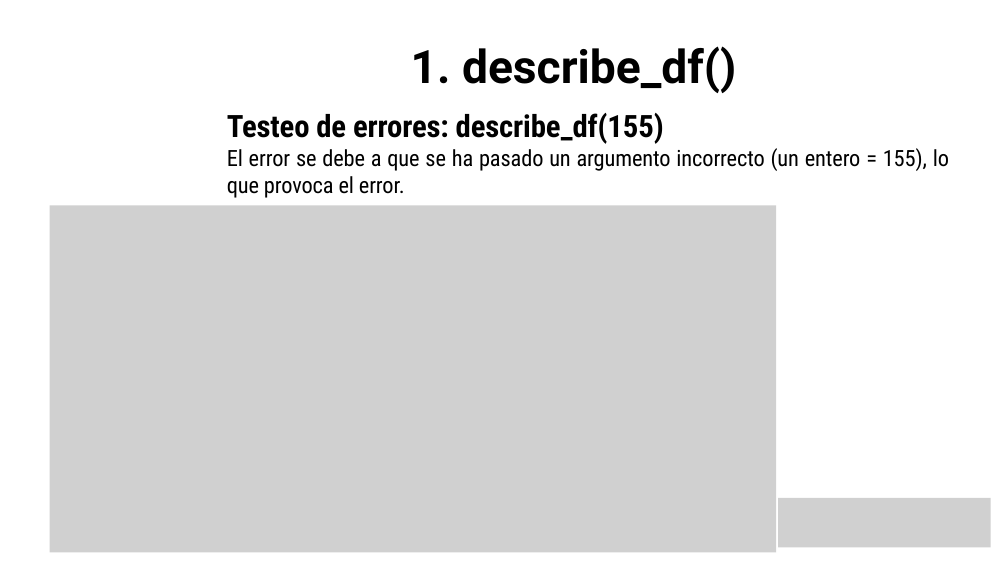
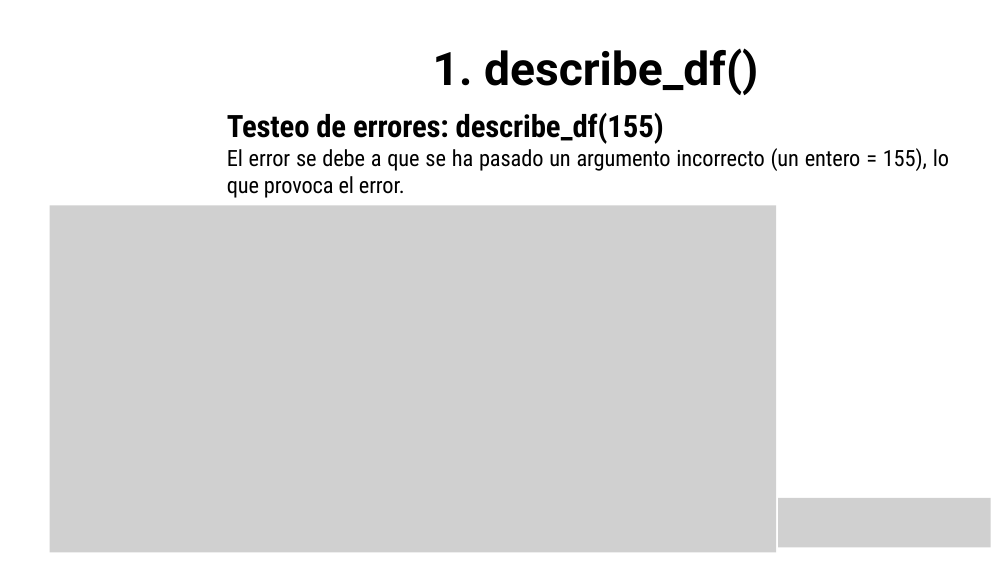
Before and after one commit to apvwbm/Team-Challenge---Lost-in-ML, a slide deck: slide 5 of Team Lost in ML.pptx.pptx. Drawn at 1008x567 pixels with LibreOffice and Linux fonts; fonts in the diff are those of the drawing; grey boxes stand for pictures; background and template pictures are left out. Boxes give left, top, right and bottom in pixels: in the first picture for what was removed or moved away, otherwise in the second. Text is boxed around its words. In the diff, an @@ line names an element or a change of style, - is before the commit and + after.

```diff
--- a/Team Lost in ML.pptx.pptx
+++ b/Team Lost in ML.pptx.pptx
@@ text "1. describe_df()": place and size @@
-text "1. describe_df()" at <box>411,46,736,93</box>
+text "1. describe_df()" at <box>433,48,758,95</box>
```
Also in this commit, not shown: 4 other slides changed, 2 other files.
